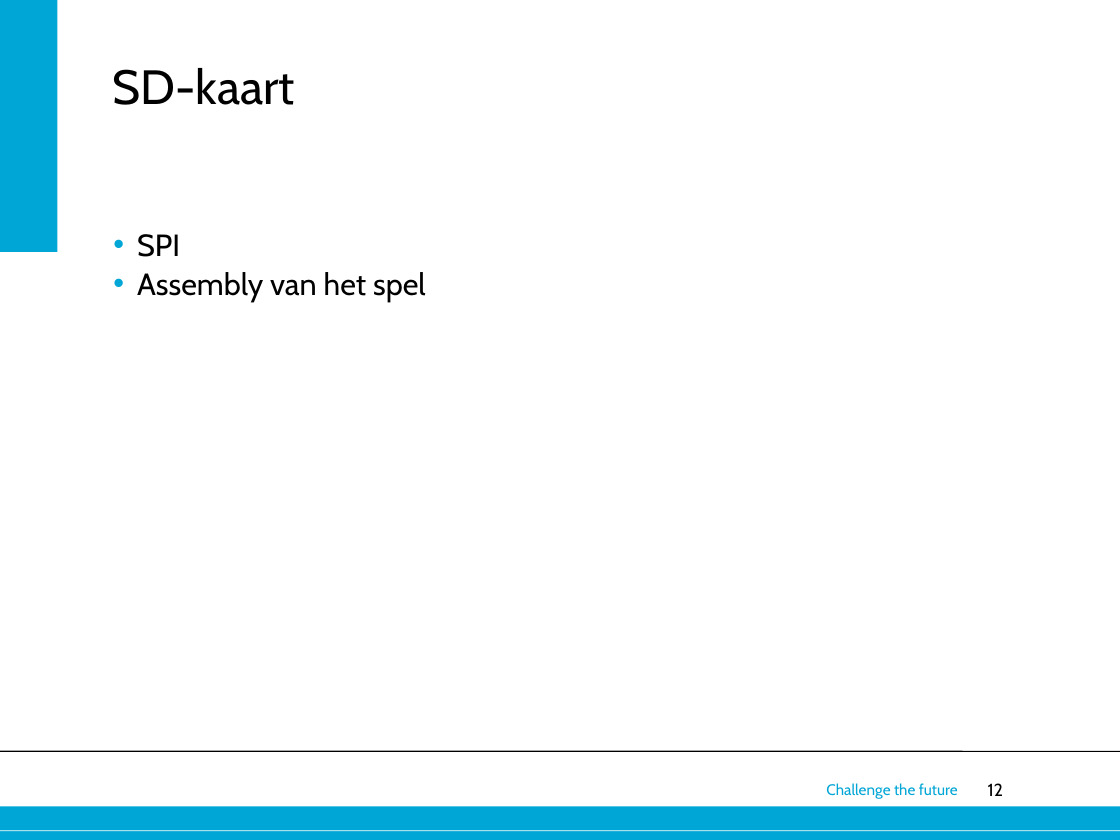
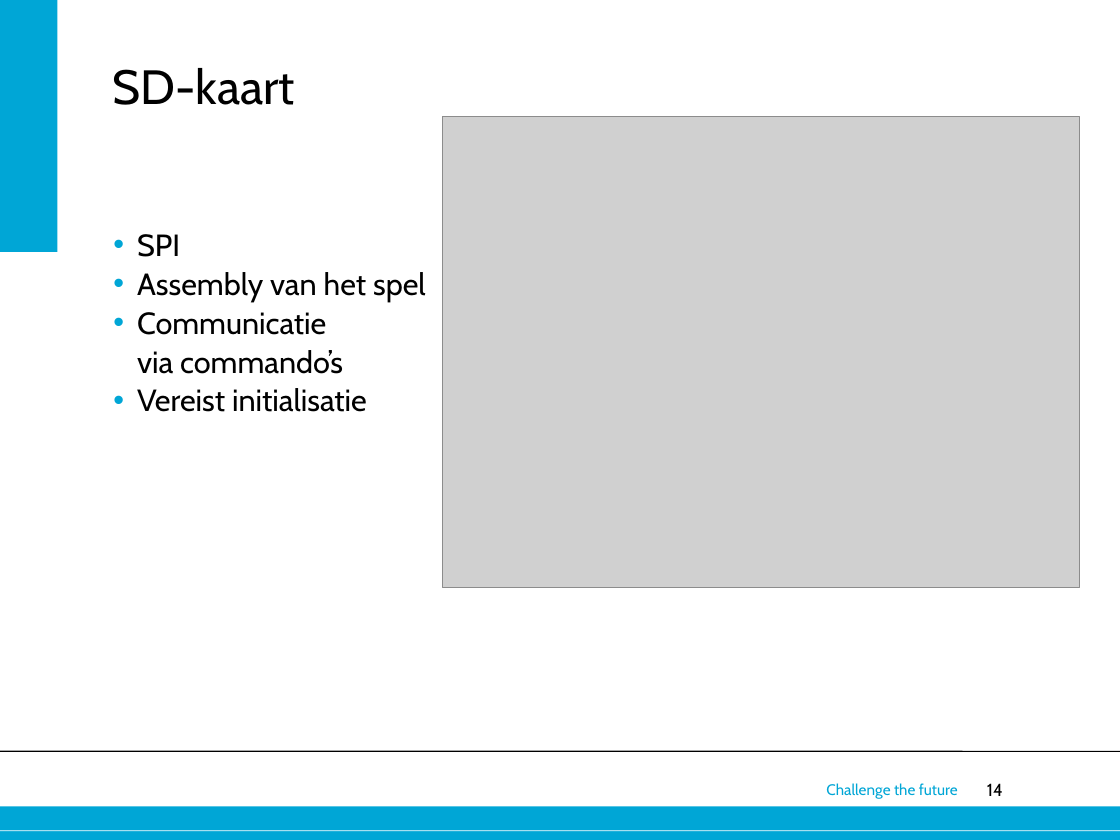
Before and after one commit to 0v3rf10w/epo3a5, a slide deck: slide 14 of Eindpresentatie.pptx (slide 12 before the commit). Drawn at 1120x840 pixels with LibreOffice and Linux fonts; fonts in the diff are those of the drawing; grey boxes stand for pictures; background and template pictures are left out. Boxes give left, top, right and bottom in pixels: in the first picture for what was removed or moved away, otherwise in the second. Text is boxed around its words. In the diff, an @@ line names an element or a change of style, - is before the commit and + after.

```diff
--- a/Eindpresentatie.pptx
+++ b/Eindpresentatie.pptx
@@ picture added at (442, 116, 1079, 587) @@
@@ text at (137, 312, 367, 412): paragraphs added @@
+• Communicatie
+  via commando’s
+• Vereist initialisatie
@@ page number at (987, 783, 1003, 796): text changed @@
-12
+14
```
Also in this commit, not shown: 5 slides added, 8 other files.
